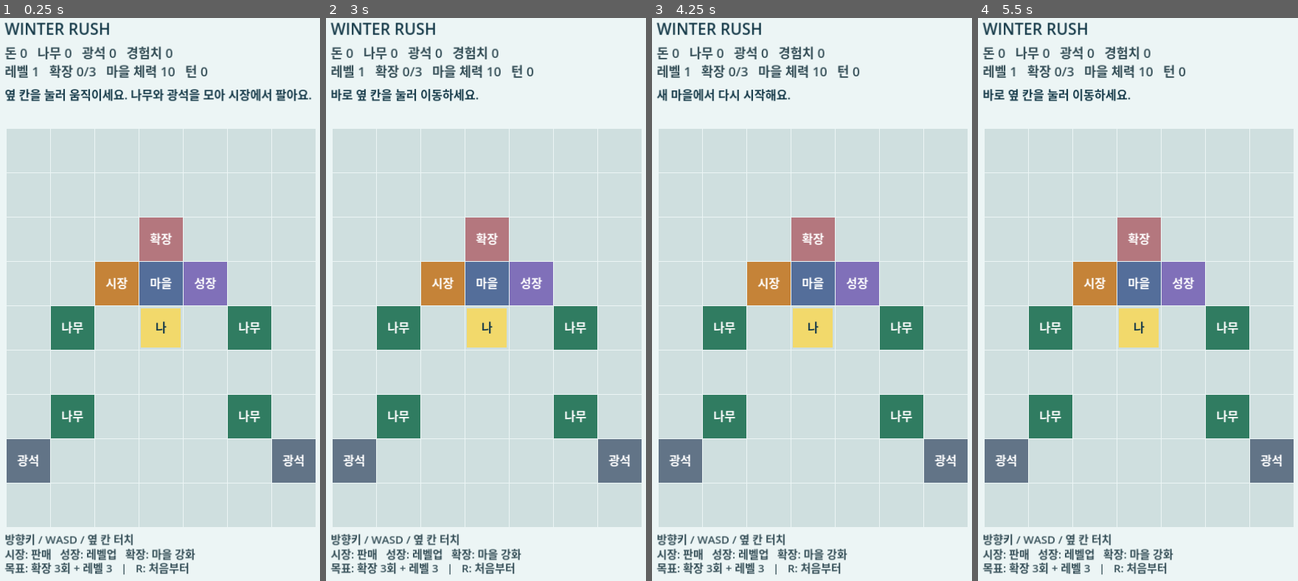
Above: before the commit, frames 1-4 (left to right).
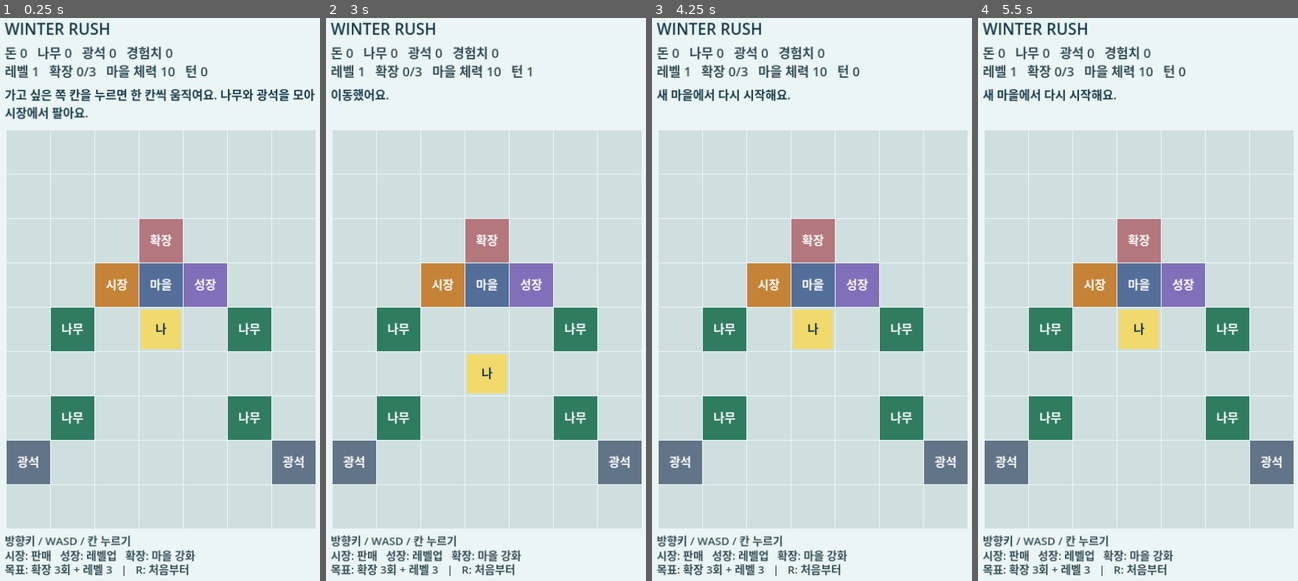
Above: after the commit, the same moments.

Repository: mijiye29-creator/winter-rush
Game: Godot game, scene res://scenes/Main.tscn
Same seed, same stepped clock (60 frames per second), same inputs: the game is played once before the commit and once after it.
Inputs (mouse positions are in pixels of both pictures, inside the frame that each line leads up to):
- Up to frame 1 (0.25 s): no input
- Up to frame 2 (3 s): tap Enter at 0.5, 2 s; move the mouse to (559, 276) at 0.52 s; hold Right 0.53-1.28 s; tap R every 0.75 s from 0.6 to 2.85 s; click (559, 276) at 0.67 s; tap Space at 1.25, 2.75 s; move the mouse to (422, 338) at 1.27 s; hold Down 1.28-2.03 s; move the mouse to (521, 181) at 2.02 s; hold Right 2.03-2.78 s; move the mouse to (470, 428) at 2.77 s; hold Up from 2.78 s (still down); click (470, 428) at 2.92 s
- Up to frame 3 (4.25 s): tap Enter at 3.5 s; move the mouse to (914, 395) at 3.52 s; release Up at 3.53 s; hold Left from 3.53 s (still down); tap R at 3.6 s
- Up to frame 4 (5.5 s): tap Space at 4.25 s; move the mouse to (1038, 220) at 4.27 s; tap R at 4.35, 5.1 s; move the mouse to (1157, 310) at 5.02 s; release Left at 5.03 s; hold Down from 5.03 s (still down); click (1157, 310) at 5.17 s

The runs differ from the first frame. In frame 1, 6.9% of the frame differs, in the area x 1-99%, y 12-100%; in frame 2, 7.5%, in the area x 1-99%, y 8-100%; in frame 3, 5.3%; in frame 4, 5.9%.

Commit message:
Fit tall phones and notches, and let taps move toward any tile
- Tapping any tile now takes one step toward it (longer direction first), so
  touch players no longer have to hit the exact neighbouring tile. Taps on
  the player or outside the board are ignored; game rules are unchanged.
- stretch aspect "expand": tall 19.5:9 phones use their full height instead
  of letterbox bars, and the spare height is split above and below the board.
- On mobile the display safe area (notch/status bar, home bar) is applied,
  so the title and bottom text are not hidden.
- Touch screens show tap instructions instead of arrow-key/R hints.
- UI tests cover tap-toward and a tall phone with notch/home-bar insets.

Co-Authored-By: Claude Opus 5.5 <noreply@anthropic.com>
Claude-Session: https://claude.ai/code/session_01QLLGDXsMVC63QfoNepGM9e

Diff:
--- a/project.godot
+++ b/project.godot
@@ -13,6 +13,7 @@
 window/size/window_width_override=360
 window/size/window_height_override=640
 window/stretch/mode="canvas_items"
+window/stretch/aspect="expand"
 window/handheld/orientation=1
 
 [input_devices]
--- a/scripts/main.gd
+++ b/scripts/main.gd
@@ -22,28 +22,48 @@
 const FOOTER_SPACE := 160.0
 
 var game = GameState.new()
-var message := "옆 칸을 눌러 움직이세요. 나무와 광석을 모아 시장에서 팔아요."
+var message := "가고 싶은 쪽 칸을 누르면 한 칸씩 움직여요. 나무와 광석을 모아 시장에서 팔아요."
+# Space hidden by a notch/status bar (top) or home bar (bottom), in canvas pixels.
+var safe_top := 0.0
+var safe_bottom := 0.0
 
 
 func _ready() -> void:
+	resized.connect(_update_safe_area)
+	_update_safe_area()
+
+
+func _update_safe_area() -> void:
+	if OS.has_feature("mobile"):
+		var window := Vector2(DisplayServer.window_get_size())
+		var safe := Rect2(DisplayServer.get_display_safe_area())
+		if window.y > 0:
+			var scale := size.y / window.y
+			safe_top = maxf(safe.position.y, 0.0) * scale
+			safe_bottom = maxf(window.y - safe.end.y, 0.0) * scale
 	queue_redraw()
 
 
 func _layout() -> Dictionary:
-	var cell := floori(min((size.x - 32.0) / GameState.WIDTH, (size.y - GRID_TOP - FOOTER_SPACE) / GameState.HEIGHT))
+	var top := safe_top + GRID_TOP
+	var room := size.y - top - FOOTER_SPACE - safe_bottom
+	var cell := floori(min((size.x - 32.0) / GameState.WIDTH, room / GameState.HEIGHT))
 	cell = maxi(cell, 16)
-	var origin := Vector2((size.x - cell * GameState.WIDTH) / 2.0, GRID_TOP)
+	# Tall phones get spare height: split it above and below the board instead of leaving a gap at the bottom.
+	var spare := maxf(room - cell * GameState.HEIGHT, 0.0)
+	var origin := Vector2((size.x - cell * GameState.WIDTH) / 2.0, top + spare / 2.0)
 	return {"cell": cell, "origin": origin}
 
 
 func _draw() -> void:
 	draw_rect(Rect2(Vector2.ZERO, size), Color("ecf5f5"))
 	var font := ThemeDB.fallback_font
-	_text(font, "WINTER RUSH", Vector2(20, 46), 34, Color("173b4a"))
-	_text(font, "돈 %d   나무 %d   광석 %d   경험치 %d" % [game.coins, game.wood, game.ore, game.xp], Vector2(20, 96), HUD_FONT)
-	_text(font, "레벨 %d   확장 %d/3   마을 체력 %d   턴 %d" % [game.level, game.expansions, game.village_hp, game.turn], Vector2(20, 136), HUD_FONT)
+	var top := safe_top
+	_text(font, "WINTER RUSH", Vector2(20, top + 46), 34, Color("173b4a"))
+	_text(font, "돈 %d   나무 %d   광석 %d   경험치 %d" % [game.coins, game.wood, game.ore, game.xp], Vector2(20, top + 96), HUD_FONT)
+	_text(font, "레벨 %d   확장 %d/3   마을 체력 %d   턴 %d" % [game.level, game.expansions, game.village_hp, game.turn], Vector2(20, top + 136), HUD_FONT)
 	# Long messages wrap onto a second line instead of running off the right edge.
-	draw_multiline_string(font, Vector2(20, 186), message, HORIZONTAL_ALIGNMENT_LEFT, size.x - 40, MESSAGE_FONT, 2, Color("173b4a"))
+	draw_multiline_string(font, Vector2(20, top + 186), message, HORIZONTAL_ALIGNMENT_LEFT, size.x - 40, MESSAGE_FONT, 2, Color("173b4a"))
 	var layout := _layout()
 	var cell: int = layout.cell
 	var origin: Vector2 = layout.origin
@@ -63,9 +83,11 @@
 			if label != "":
 				draw_string(font, rect.position + Vector2(0, cell * 0.58), label, HORIZONTAL_ALIGNMENT_CENTER, cell - 2, TILE_FONT, Color.WHITE if label != "나" else Color("173b4a"))
 	var footer_y := origin.y + cell * GameState.HEIGHT + 34
-	_text(font, "방향키 / WASD / 옆 칸 터치", Vector2(20, footer_y), FOOTER_FONT)
+	# Phones have no arrow keys or R key, so show tap instructions there.
+	var touch := DisplayServer.is_touchscreen_available()
+	_text(font, "칸을 누르면 그쪽으로 한 칸 이동" if touch else "방향키 / WASD / 칸 누르기", Vector2(20, footer_y), FOOTER_FONT)
 	_text(font, "시장: 판매   성장: 레벨업   확장: 마을 강화", Vector2(20, footer_y + 32), FOOTER_FONT)
-	_text(font, "목표: 확장 3회 + 레벨 3   |   R: 처음부터", Vector2(20, footer_y + 62), FOOTER_FONT)
+	_text(font, "목표: 확장 3회 + 레벨 3" if touch else "목표: 확장 3회 + 레벨 3   |   R: 처음부터", Vector2(20, footer_y + 62), FOOTER_FONT)
 	if game.finished:
 		_text(font, "화면을 눌러 다시 시작", Vector2(20, footer_y + 100), HUD_FONT, Color("bd4249"))
 
@@ -104,7 +126,14 @@
 	if relative.x < 0 or relative.y < 0:
 		return
 	var target := Vector2i(floori(relative.x / cell), floori(relative.y / cell))
-	message = game.move_to(target)
+	if target.x >= GameState.WIDTH or target.y >= GameState.HEIGHT:
+		return
+	# Any tile works: step one tile toward it along the longer direction, so taps need no precision.
+	var delta: Vector2i = target - game.player
+	if delta == Vector2i.ZERO:
+		return
+	var step := Vector2i(signi(delta.x), 0) if absi(delta.x) >= absi(delta.y) else Vector2i(0, signi(delta.y))
+	message = game.move_to(game.player + step)
 	queue_redraw()
 
 
--- a/tests/run_ui_tests.gd
+++ b/tests/run_ui_tests.gd
@@ -26,7 +26,9 @@
 	key.keycode = KEY_R
 	main._input(key)
 	_check(main.game.player == Vector2i(3, 4) and main.game.turn == 0, "restart resets the game")
+	_check_tap_toward(main)
 	_check_phone_readability(main)
+	_check_tall_phone_with_notch(main)
 	print("UI input tests: %d failure(s)" % failures)
 	quit(1 if failures > 0 else 0)
 
@@ -49,3 +51,40 @@
 	_check(wrapped.y <= font.get_height(main.MESSAGE_FONT) * 2 + 1, "long messages fit in two lines")
 	var footer_bottom: float = layout.origin.y + layout.cell * GameState.HEIGHT + 134 + main.HUD_FONT * 0.3
 	_check(footer_bottom <= main.size.y, "restart hint stays on screen")
+
+
+func _tap_tile(main, tile: Vector2i) -> void:
+	var layout: Dictionary = main._layout()
+	var touch := InputEventScreenTouch.new()
+	touch.pressed = true
+	touch.position = layout.origin + Vector2((tile.x + 0.5) * layout.cell, (tile.y + 0.5) * layout.cell)
+	main._input(touch)
+
+
+# Tapping any tile takes one step toward it; taps on the player or outside the board do nothing.
+func _check_tap_toward(main) -> void:
+	main._restart()
+	_tap_tile(main, Vector2i(3, 8))
+	_check(main.game.player == Vector2i(3, 5) and main.game.turn == 1, "tapping a far tile steps one tile toward it")
+	_tap_tile(main, Vector2i(0, 6))
+	_check(main.game.player == Vector2i(2, 5) and main.game.turn == 2, "the longer direction wins")
+	_tap_tile(main, main.game.player)
+	_tap_tile(main, Vector2i(2, GameState.HEIGHT + 1))
+	_check(main.game.turn == 2, "taps on the player or below the board do not move")
+	main._restart()
+
+
+# A 19.5:9 phone with a notch and home bar: everything stays inside the safe area and the board is centred.
+func _check_tall_phone_with_notch(main) -> void:
+	var old_size: Vector2 = main.size
+	main.size = Vector2(720, 1560)
+	main.safe_top = 90.0
+	main.safe_bottom = 50.0
+	var layout: Dictionary = main._layout()
+	_check(layout.origin.y >= main.safe_top + main.GRID_TOP, "board starts below the notch and the top text")
+	var footer_bottom: float = layout.origin.y + layout.cell * GameState.HEIGHT + 134 + main.HUD_FONT * 0.3
+	_check(footer_bottom <= main.size.y - main.safe_bottom, "bottom text stays above the home bar")
+	_check(layout.origin.y > main.safe_top + main.GRID_TOP + 20, "spare height is shared above the board")
+	main.safe_top = 0.0
+	main.safe_bottom = 0.0
+	main.size = old_size
Not shown, changed: README.md
